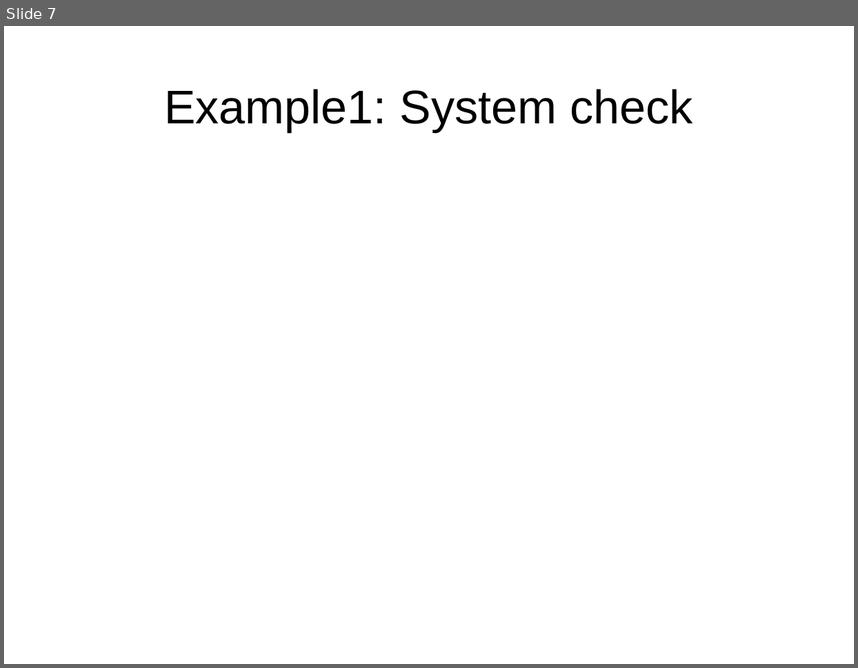
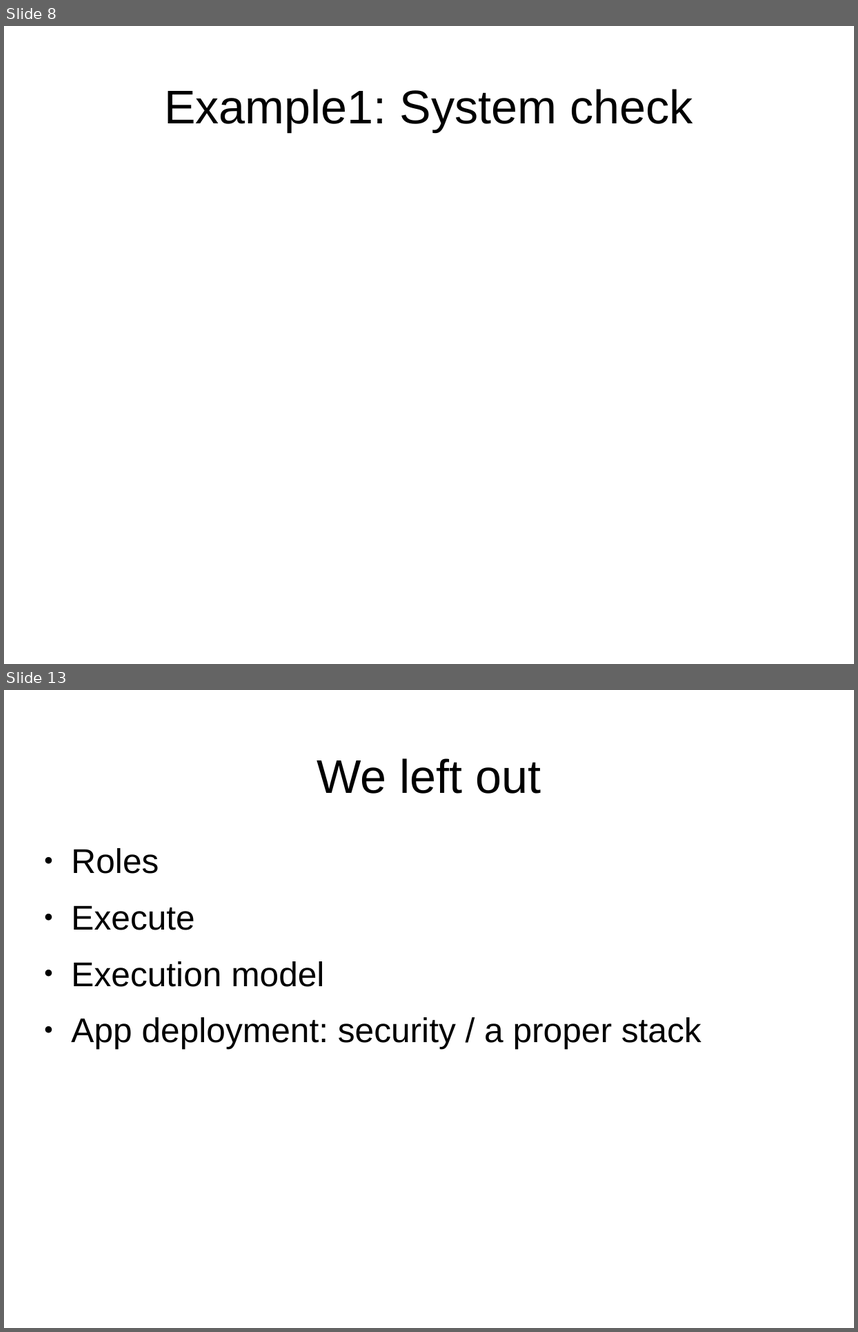
Before and after one commit to julienaubert/gothpy_fab, a slide deck: slides.odp. Shown one above the other, each under a label of ours: slide 7 before the commit, slides 8 and 13 after it; the slides between them are not shown. The pictures are 858x668 and 858x1332 pixels, drawn with LibreOffice and Linux fonts; fonts in the diff are those of the drawing. Boxes give left, top, right and bottom in pixels: in the first picture for what was removed or moved away, otherwise in the second. Text is boxed around its words. In the diff, an @@ line names an element or a change of style, - is before the commit and + after.

```diff
--- a/slides.odp
+++ b/slides.odp
@@ slide 13 added at [4,690,854,1328], background #FFFFFF @@
@@ title added at [317,758,541,793], 44 pt, text #000000 @@
+We left out
@@ text added at [71,848,702,1049], 32 pt, text #000000 @@
+● Roles
+● Execute
+● Execution model
+● App deployment: security / a proper stack
@@ what was slide 7 is now slide 8 @@
```
Also in this commit, not shown: 2 slides changed, 6 other slides added, 2 slides removed, 11 other files.
